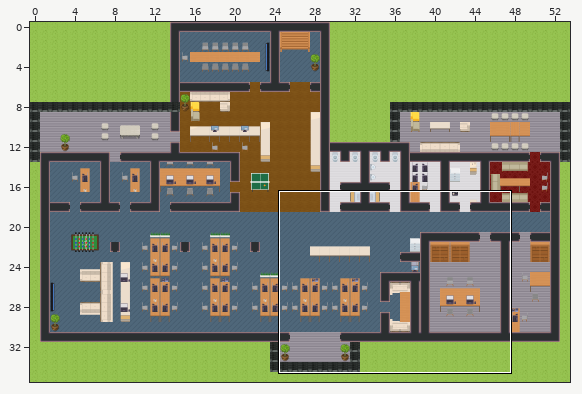
Tiled map (JSON) -- elunic-office.tmj. Above, an overview of the earlier version with the close-up marked.
Close-up. Earlier state:
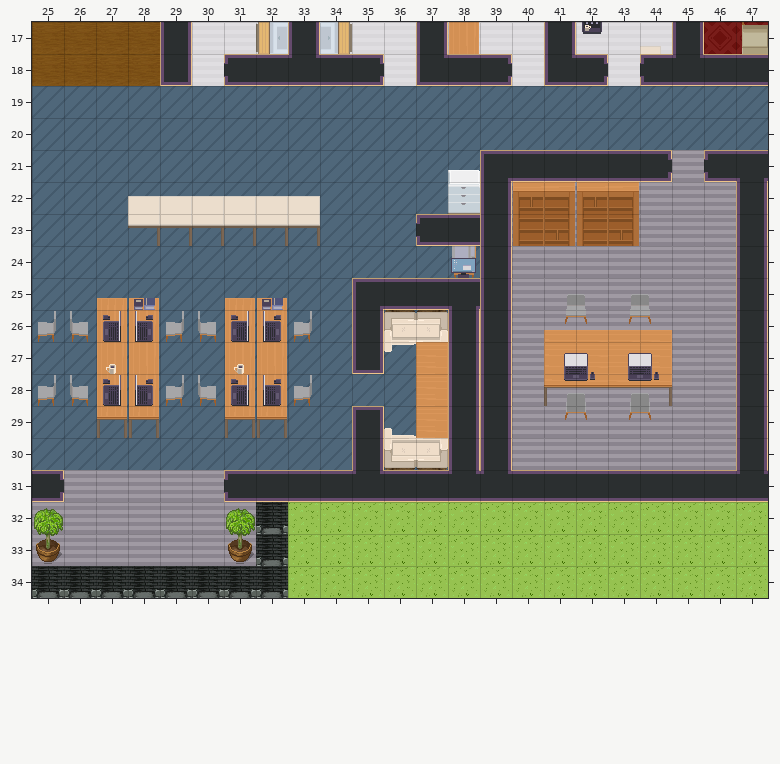
Cells are 32x32 px. Shown: x 25..47, y 17..34.
And afterwards:
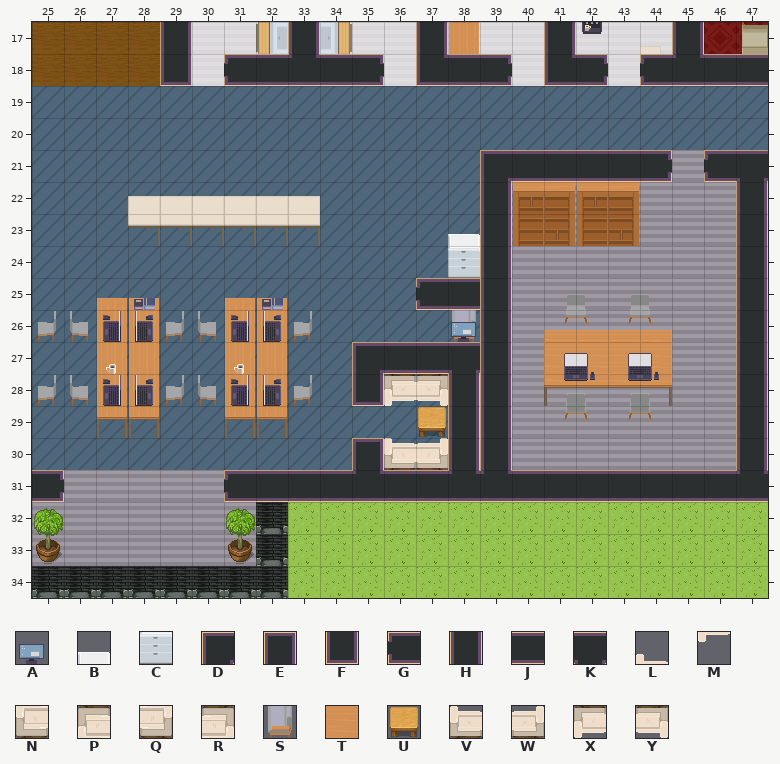
Key: from "WA_Miscellaneous": A 1, B 27, C 37; from "WA_Room_Builder": D 28, E 31, F 56, G 65, H 102, J 104, K 160; from "WA_Seats": L 30, M 30 flipped up-down, N 43, P 43 flipped up-down, Q 44, R 44 flipped up-down, S 96; from "WA_Tables": T 11, U 145; from "elunic_custom": V 26, W 27, X 34, Y 35.
_ is an empty cell.
What changed:
Layer "walls/walls1":
Tile D replaces tile F in row 27 at x 35.
Tile E replaces tile H in row 30 at x 35.
Tile F is added in row 28 at x 35.
Tile G replaces tile J in row 25 at x 37.
Tile J replaces tile K in row 25 at x 38.
Tile J is added in row 27 at x 36 to 37.
Tile K replaces tile H in row 27 at x 38.
Tile D is gone in row 25 at x 35.
Tile E is gone in row 29 at x 35.
Tile G is gone in row 23 at x 37.
Tile H is gone in row 26 at x 35 and 38.
Tile J is gone in row 23 at x 38; in row 25 at x 36.
Layer "furniture/furniture1":
Tile B is added in row 23 at x 38.
Tile C replaces tile S in row 24 at x 38.
Tile S is added in row 26 at x 38.
Tile U is added in row 29 at x 37.
Tile V replaces tile N in row 30 at x 36.
Tile W replaces tile Q in row 30 at x 37.
Tile X is added in row 28 at x 36.
Tile Y is added in row 28 at x 37.
The tile that lay hidden is gone in row 27 at x 37.
Tile B is gone in row 21 at x 38.
Tile C is gone in row 22 at x 38.
Tile L is gone in row 29 at x 36.
Tile M is gone in row 27 at x 36.
Tile P is gone in row 26 at x 36.
Tile R is gone in row 26 at x 37.
Layer "furniture/furniture2":
Tile A is added in row 26 at x 38.
Tile A is gone in row 24 at x 38.
Tile T is gone in rows 27 to 29 at x 37.
